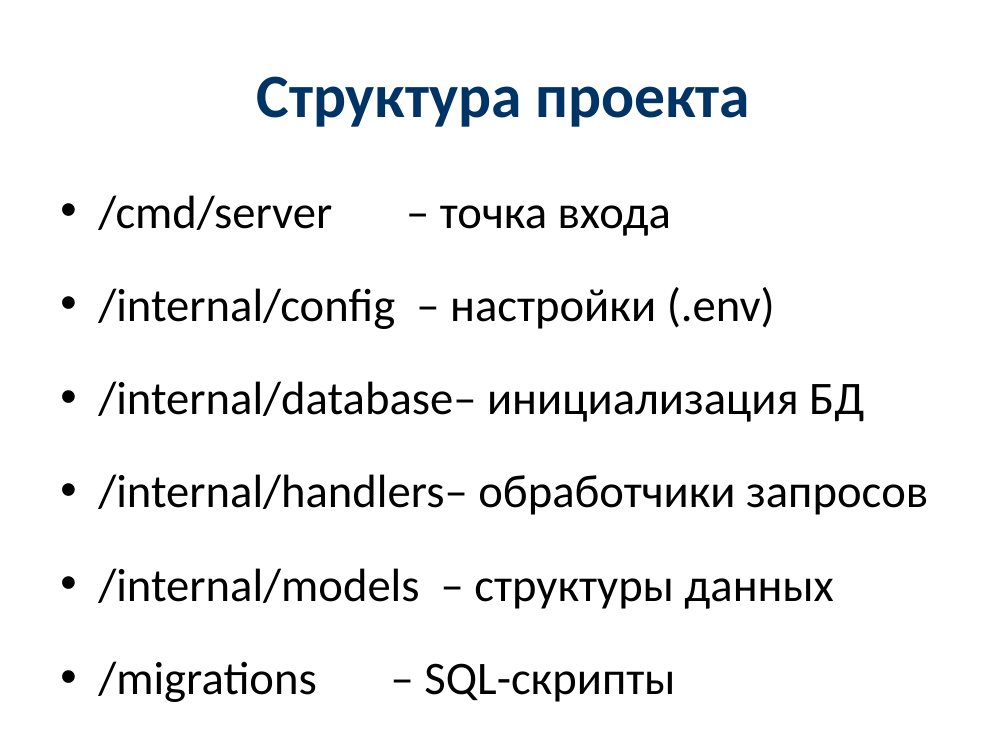
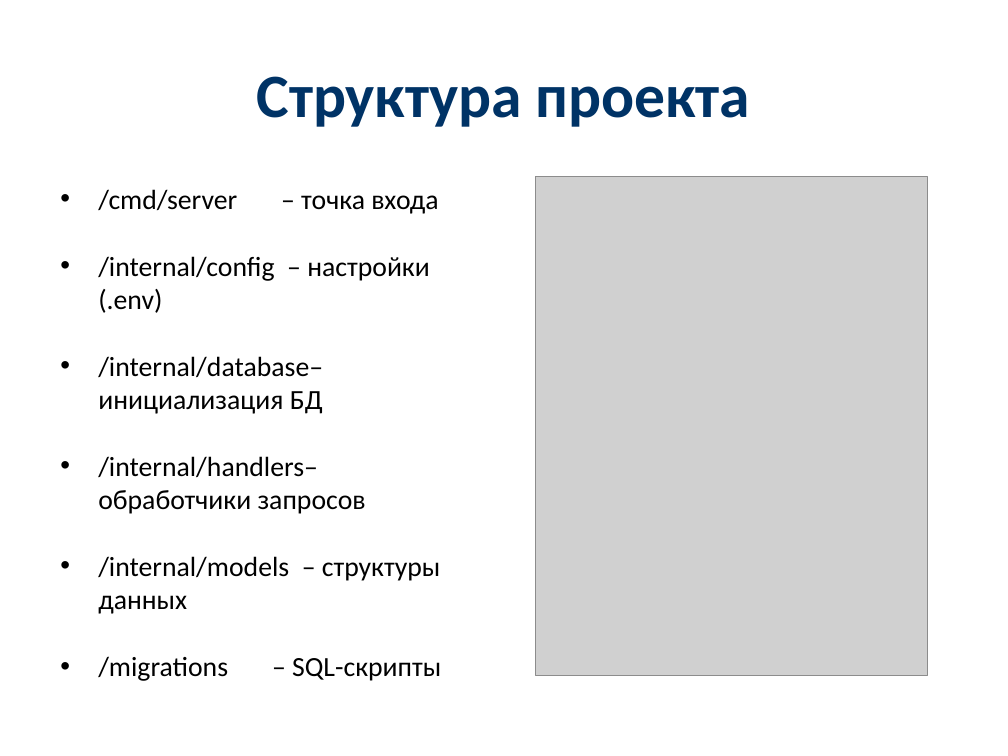
Before and after one commit to GEROXmaybe/Practika, a slide deck: slide 4 of преза учебка.pptx. Drawn at 1008x756 pixels with LibreOffice and Linux fonts; fonts in the diff are those of the drawing; grey boxes stand for pictures. Boxes give left, top, right and bottom in pixels: in the first picture for what was removed or moved away, otherwise in the second. Text is boxed around its words. In the diff, an @@ line names an element or a change of style, - is before the commit and + after.

```diff
--- a/преза учебка.pptx
+++ b/преза учебка.pptx
@@ text "/cmd/server – точка входа" at box(98, 189, 441, 681): size 33.3 to 19.8 pt; less space between paragraphs @@
@@ picture added at box(536, 176, 927, 675) @@
```
Also in this commit, not shown: 2 other slides changed, 1 slide added.
